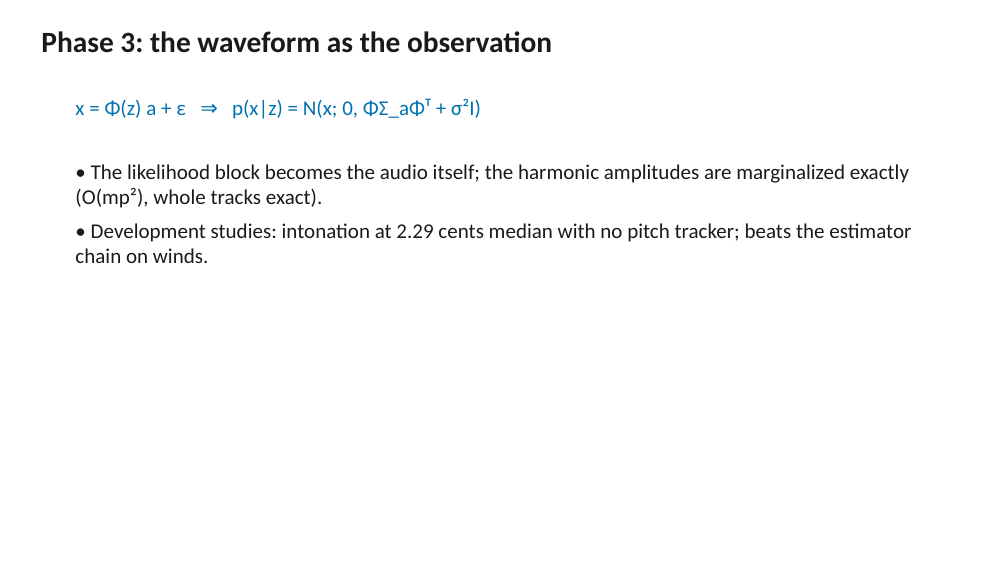
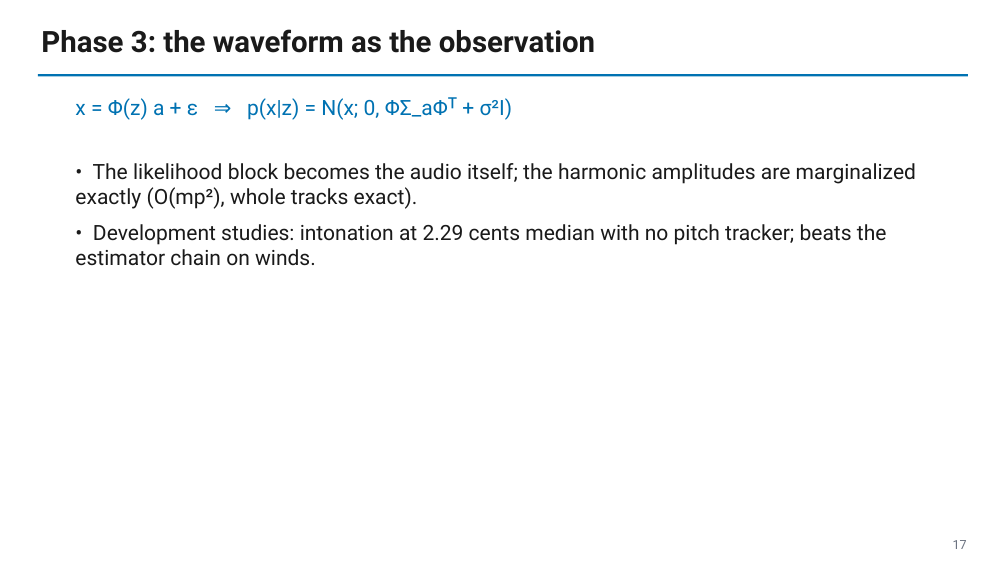
Before and after one commit to raylalang/score-bundle, a slide deck: slide 17 of docs/slides/deck_week.pptx. Drawn at 1008x567 pixels with LibreOffice and Linux fonts; fonts in the diff are those of the drawing. Boxes give left, top, right and bottom in pixels: in the first picture for what was removed or moved away, otherwise in the second. Text is boxed around its words. In the diff, an @@ line names an element or a change of style, - is before the commit and + after.

```diff
--- a/docs/slides/deck_week.pptx
+++ b/docs/slides/deck_week.pptx
@@ text "Phase 3: the waveform as ..." at (x1=41, y1=29, x2=595, y2=53): font Calibri to Roboto @@
@@ rectangle added at (x1=38, y1=74, x2=968, y2=76), fill #0072B2 @@
@@ text "x = Φ(z) a + ..." at (x1=75, y1=97, x2=513, y2=120): font Calibri to Roboto @@
@@ text "• The likelihood block becomes ..." at (x1=75, y1=163, x2=916, y2=266): font Calibri to Roboto; more space between paragraphs @@
@@ text added at (x1=953, y1=540, x2=967, y2=549), 12 pt, text #6B7280 @@
+17
```
Also in this commit, not shown: 21 other slides changed, 1 other file.
